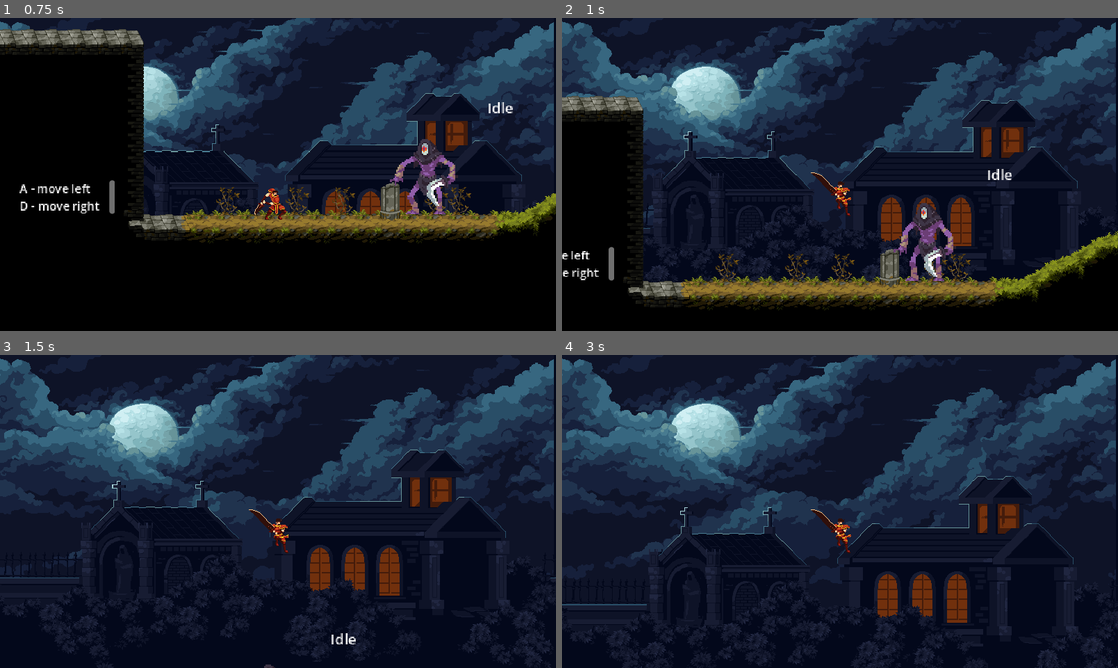
Above: before the commit, frames 1-4 (two rows, left to right).
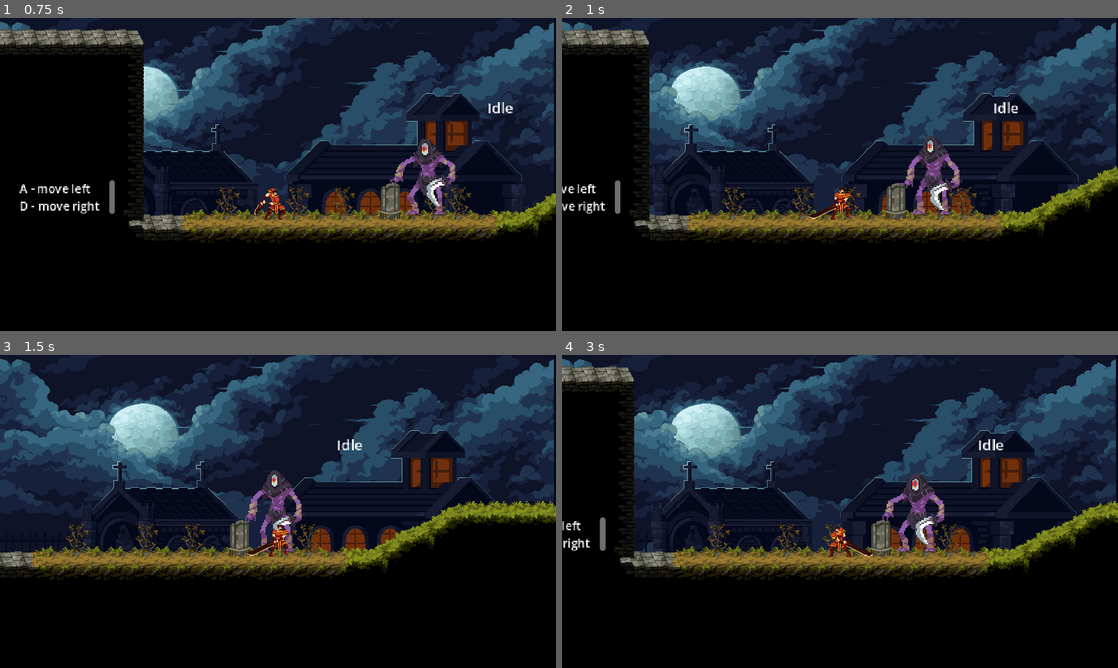
Above: after the commit, the same moments.

Repository: sameer3841/bit-souls
Game: Godot game, scene res://scenes/tutorial.tscn
Same seed, same stepped clock (60 frames per second), same inputs: the game is played once before the commit and once after it.
Inputs:
- Up to frame 1 (0.75 s): hold D (right) from 0.53 s (still down); hold Shift (run) from 0.53 s (still down); tap C (attack) at 0.6 s
- Up to frame 2 (1 s): keep holding D (right); keep holding Shift (run); tap W (jump) at 0.77 s
- Up to frame 3 (1.5 s): keep holding D (right); tap W (jump) at 1.07 s; release Shift (run) at 1.28 s; tap Shift (run) at 1.35 s
- Up to frame 4 (3 s): tap W (jump) at 1.52, 1.55, 1.82, 2.1 s; release D (right) at 2.03 s; hold A (left) 2.03-2.78 s; tap C (attack) at 2.3, 2.85 s; hold D (right) from 2.78 s (still down)

Frame 1 is identical in both runs. In frame 2, 34% of the frame differs, in the area x 0-100%, y 0-94%; in frame 3, 48%; in frame 4, 55%, in the area x 0-100%, y 2-100%.

Commit message:
fixed the issue with jump and fall animations

Diff:
--- a/scenes/player.tscn
+++ b/scenes/player.tscn
@@ -318,7 +318,7 @@
 }],
 "loop": true,
 "name": &"falling",
-"speed": 5.0
+"speed": 13.0
 }, {
 "frames": [{
 "duration": 1.0,
@@ -525,6 +525,69 @@
 [sub_resource type="CapsuleShape2D" id="CapsuleShape2D_gj1x1"]
 radius = 14.0
 height = 46.0
+
+[sub_resource type="Animation" id="Animation_i1c2u"]
+length = 0.001
+tracks/0/type = "value"
+tracks/0/imported = false
+tracks/0/enabled = true
+tracks/0/path = NodePath("AnimatedSprite2D:animation")
+tracks/0/interp = 1
+tracks/0/loop_wrap = true
+tracks/0/keys = {
+"times": PackedFloat32Array(0),
+"transitions": PackedFloat32Array(1),
+"update": 1,
+"values": [&"attack1"]
+}
+tracks/1/type = "value"
+tracks/1/imported = false
+tracks/1/enabled = true
+tracks/1/path = NodePath("AnimatedSprite2D:frame")
+tracks/1/interp = 1
+tracks/1/loop_wrap = true
+tracks/1/keys = {
+"times": PackedFloat32Array(0),
+"transitions": PackedFloat32Array(1),
+"update": 1,
+"values": [10]
+}
+tracks/2/type = "value"
+tracks/2/imported = false
+tracks/2/enabled = true
+tracks/2/path = NodePath("Area2D/CollisionShape2D:disabled")
+tracks/2/interp = 1
+tracks/2/loop_wrap = true
+tracks/2/keys = {
+"times": PackedFloat32Array(0),
+"transitions": PackedFloat32Array(1),
+"update": 1,
+"values": [true]
+}
+tracks/3/type = "value"
+tracks/3/imported = false
+tracks/3/enabled = true
+tracks/3/path = NodePath("Area2D/CollisionShape2D:scale")
+tracks/3/interp = 1
+tracks/3/loop_wrap = true
+tracks/3/keys = {
+"times": PackedFloat32Array(0),
+"transitions": PackedFloat32Array(1),
+"update": 0,
+"values": [Vector2(1.3, 1)]
+}
+tracks/4/type = "value"
+tracks/4/imported = false
+tracks/4/enabled = true
+tracks/4/path = NodePath("Area2D/CollisionShape2D:position")
+tracks/4/interp = 1
+tracks/4/loop_wrap = true
+tracks/4/keys = {
+"times": PackedFloat32Array(0),
+"transitions": PackedFloat32Array(1),
+"update": 0,
+"values": [Vector2(44, 21)]
+}
 
 [sub_resource type="Animation" id="Animation_e2f7f"]
 resource_name = "attack1"
@@ -574,7 +637,7 @@
 "times": PackedFloat32Array(1),
 "transitions": PackedFloat32Array(1),
 "update": 0,
-"values": [Vector2(22, 21)]
+"values": [Vector2(22, 18)]
 }
 tracks/4/type = "value"
 tracks/4/imported = false
@@ -589,47 +652,9 @@
 "values": [Vector2(1, 1)]
 }
 
-[sub_resource type="Animation" id="Animation_i1c2u"]
-length = 0.001
-tracks/0/type = "value"
-tracks/0/imported = false
-tracks/0/enabled = true
-tracks/0/path = NodePath("AnimatedSprite2D:animation")
-tracks/0/interp = 1
-tracks/0/loop_wrap = true
-tracks/0/keys = {
-"times": PackedFloat32Array(0),
-"transitions": PackedFloat32Array(1),
-"update": 1,
-"values": [&"attack1"]
-}
-tracks/1/type = "value"
-tracks/1/imported = false
-tracks/1/enabled = true
-tracks/1/path = NodePath("AnimatedSprite2D:frame")
-tracks/1/interp = 1
-tracks/1/loop_wrap = true
-tracks/1/keys = {
-"times": PackedFloat32Array(0),
-"transitions": PackedFloat32Array(1),
-"update": 1,
-"values": [10]
-}
-tracks/2/type = "value"
-tracks/2/imported = false
-tracks/2/enabled = true
-tracks/2/path = NodePath("Area2D/CollisionShape2D:disabled")
-tracks/2/interp = 1
-tracks/2/loop_wrap = true
-tracks/2/keys = {
-"times": PackedFloat32Array(0),
-"transitions": PackedFloat32Array(1),
-"update": 1,
-"values": [true]
-}
-
 [sub_resource type="Animation" id="Animation_w8lub"]
 resource_name = "attack2"
+capture_included = true
 tracks/0/type = "value"
 tracks/0/imported = false
 tracks/0/enabled = true
@@ -651,8 +676,8 @@
 tracks/1/keys = {
 "times": PackedFloat32Array(0, 1),
 "transitions": PackedFloat32Array(1, 1),
-"update": 0,
-"values": [0, 10]
+"update": 2,
+"values": [0, 11]
 }
 tracks/2/type = "value"
 tracks/2/imported = false
@@ -693,6 +718,7 @@
 
 [sub_resource type="Animation" id="Animation_xcwmp"]
 resource_name = "attack3"
+capture_included = true
 tracks/0/type = "value"
 tracks/0/imported = false
 tracks/0/enabled = true
@@ -714,7 +740,7 @@
 tracks/1/keys = {
 "times": PackedFloat32Array(0, 1),
 "transitions": PackedFloat32Array(1, 1),
-"update": 0,
+"update": 2,
 "values": [0, 9]
 }
 tracks/2/type = "value"
@@ -729,6 +755,30 @@
 "update": 1,
 "values": [true, false, true]
 }
+tracks/3/type = "value"
+tracks/3/imported = false
+tracks/3/enabled = true
+tracks/3/path = NodePath("Area2D/CollisionShape2D:scale")
+tracks/3/interp = 1
+tracks/3/loop_wrap = true
+tracks/3/keys = {
+"times": PackedFloat32Array(1),
+"transitions": PackedFloat32Array(1),
+"update": 0,
+"values": [Vector2(1.3, 1)]
+}
+tracks/4/type = "value"
+tracks/4/imported = false
+tracks/4/enabled = true
+tracks/4/path = NodePath("Area2D/CollisionShape2D:position")
+tracks/4/interp = 1
+tracks/4/loop_wrap = true
+tracks/4/keys = {
+"times": PackedFloat32Array(1),
+"transitions": PackedFloat32Array(1),
+"update": 0,
+"values": [Vector2(44, 21)]
+}
 
 [sub_resource type="AnimationLibrary" id="AnimationLibrary_0yt7k"]
 _data = {
@@ -739,7 +789,7 @@
 }
 
 [sub_resource type="RectangleShape2D" id="RectangleShape2D_ra3sv"]
-size = Vector2(106.625, 86)
+size = Vector2(111.005, 91)
 
 [node name="Player" type="CharacterBody2D"]
 z_index = 10
@@ -767,7 +817,7 @@
 [node name="Area2D" type="Area2D" parent="."]
 
 [node name="CollisionShape2D" type="CollisionShape2D" parent="Area2D"]
-position = Vector2(40, 21)
+position = Vector2(44, 21)
 scale = Vector2(1.3, 1)
 shape = SubResource("RectangleShape2D_ra3sv")
 disabled = true
--- a/script/player.gd
+++ b/script/player.gd
@@ -12,6 +12,7 @@
 var combo_counter = 0
 var combo_timer := Timer.new()
 var isAttacking = false
+
 
 func _ready():
 	add_child(combo_timer)
@@ -39,15 +40,30 @@
 
 	match current_state:
 		player_status.JUMP:
+
 			$AnimatedSprite2D.play("jump")
-			velocity.y = JUMP_VELOCITY
-			current_state = player_status.FALL
+			var direction := Input.get_axis("left", "right")
+			if direction != 0:
+				velocity.x = direction * SPEED * 1
+				if is_on_floor(): $AnimatedSprite2D.play("run")
+				$AnimatedSprite2D.flip_h = velocity.x < 0
+			else:
+				velocity.x = move_toward(velocity.x, 0, SPEED * 1)
+			if velocity.y > 0:
+				current_state = player_status.FALL
 
 		player_status.FALL:
 			$AnimatedSprite2D.play("falling")
-			await is_on_floor()
-			$AnimatedSprite2D.play("landing")
-			current_state = player_status.MOVE
+			var direction := Input.get_axis("left", "right")
+			if direction != 0:
+				velocity.x = direction * SPEED * 1
+				if is_on_floor(): $AnimatedSprite2D.play("run")
+				$AnimatedSprite2D.flip_h = velocity.x < 0
+			else:
+				velocity.x = move_toward(velocity.x, 0, SPEED * 1)
+			if is_on_floor():
+				$AnimatedSprite2D.play("landing")
+				current_state = player_status.MOVE
 
 		player_status.MOVE:
 			var multi = 1
@@ -65,12 +81,11 @@
 				velocity.x = move_toward(velocity.x, 0, SPEED * multi)
 				if is_on_floor(): $AnimatedSprite2D.play("idle")
 
-			#if is_on_floor() and Input.is_action_just_pressed("jump"):
-				#$AnimatedSprite2D.play("jump")
-				#await $AnimatedSprite2D.animation_finished
-			if not is_on_floor():
-				$AnimatedSprite2D.play("falling")
-				await is_on_floor()
+			if is_on_floor() and Input.is_action_just_pressed("jump"):
+				velocity.y = JUMP_VELOCITY
+				current_state = player_status.JUMP
+			elif not is_on_floor():
+				current_state = player_status.FALL
 
 		player_status.ATTACK:
 			handle_combo()
@@ -86,18 +101,22 @@
 	if combo_counter == 1:
 		$AnimatedSprite2D.play("attack1")  # First attack animation
 		await $AnimatedSprite2D.animation_finished
-		current_state = player_status.MOVE
+
+
 
 	if combo_counter == 2:
 		$AnimatedSprite2D.play("attack2")  # Second attack animation (combo move)
 		await $AnimatedSprite2D.animation_finished
-		current_state = player_status.MOVE
+
+
 
 	if combo_counter == 3:
 		$AnimatedSprite2D.play("attack3")  # Third attack animation (3-combo move)
 		await $AnimatedSprite2D.animation_finished
-		current_state = player_status.MOVE
+
 		combo_counter = 0
+
+	current_state = player_status.MOVE
 
 	combo_timer.start()
 
